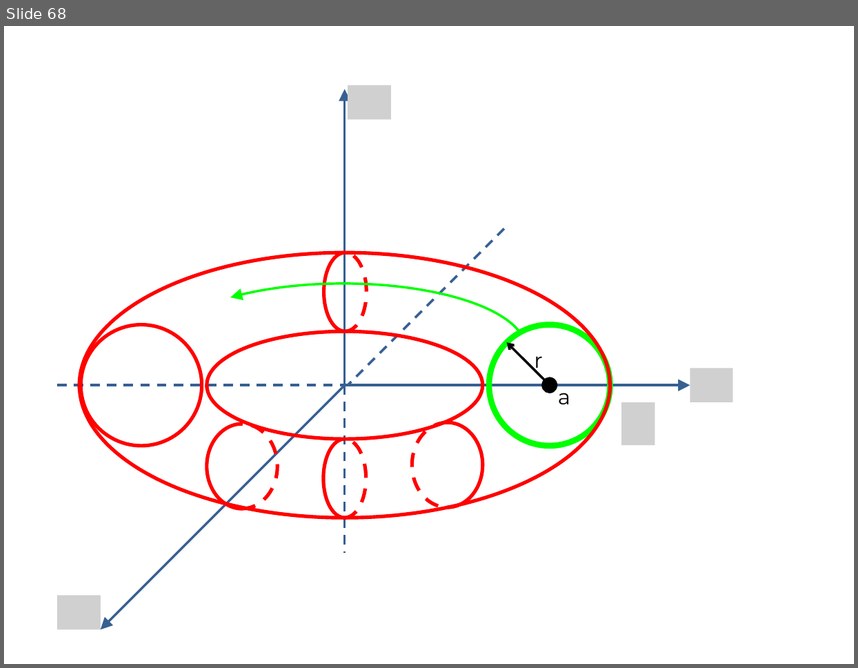
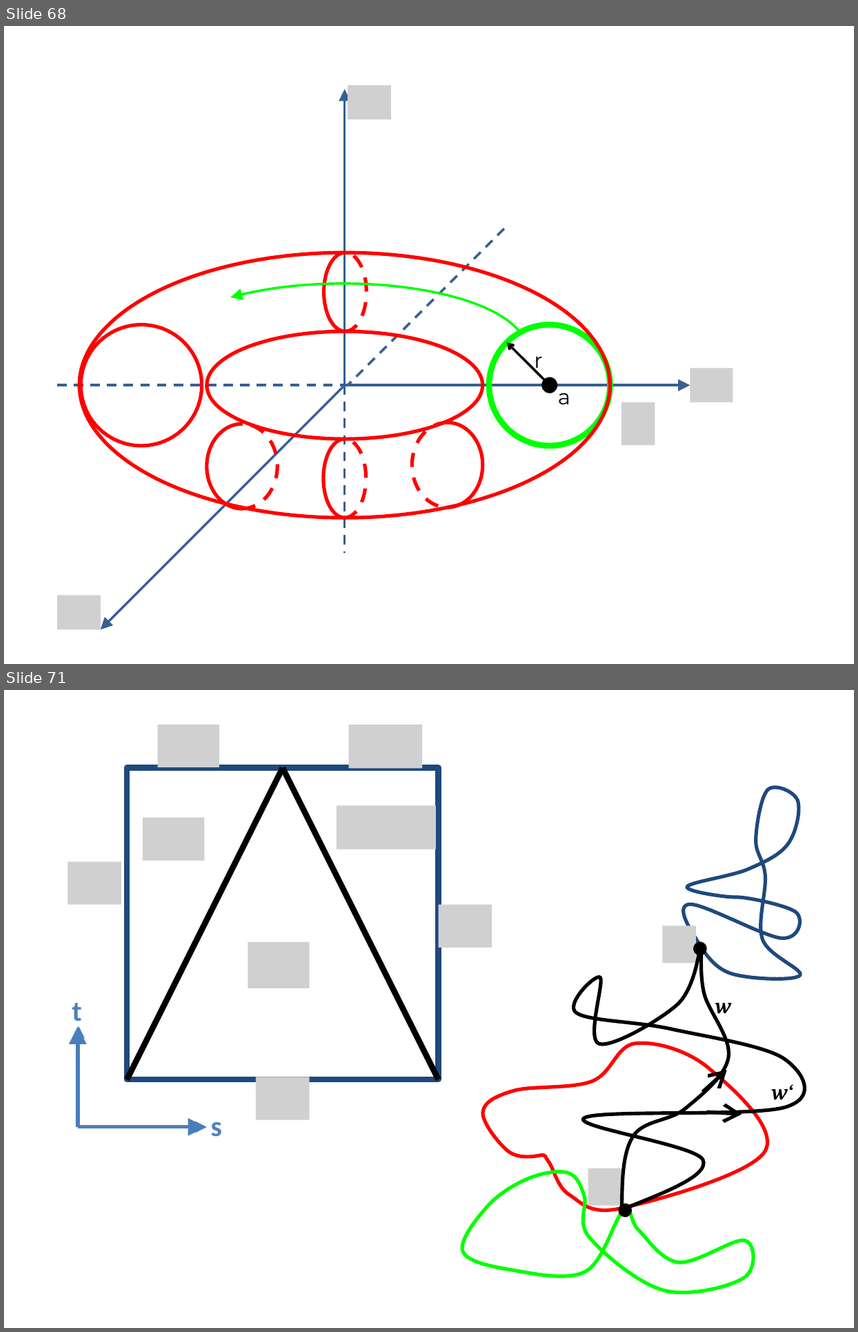
Before and after one commit to lutteropp/GeoTopo, a slide deck: images/Bilder.pptx. Shown one above the other, each under a label of ours: slide 68 before the commit, slides 68 and 71 after it; the slides between them are not shown. The pictures are 858x668 and 858x1332 pixels, drawn with LibreOffice and Linux fonts; fonts in the diff are those of the drawing; grey boxes stand for pictures. Boxes give left, top, right and bottom in pixels: in the first picture for what was removed or moved away, otherwise in the second. Text is boxed around its words. In the diff, an @@ line names an element or a change of style, - is before the commit and + after.

```diff
--- a/images/Bilder.pptx
+++ b/images/Bilder.pptx
@@ slide 71 added at (x1=4, y1=690, x2=854, y2=1328), background #FFFFFF @@
@@ picture added at (x1=158, y1=725, x2=219, y2=767) @@
@@ picture added at (x1=349, y1=725, x2=423, y2=768) @@
@@ rectangle added at (x1=128, y1=768, x2=439, y2=1079), outline #1F497D 5 pt @@
@@ line added from (128, 1079) to (283, 768), #000000 5 pt @@
@@ line added from (439, 1079) to (283, 768), #000000 5 pt @@
@@ freeform shape added at (x1=683, y1=787, x2=800, y2=978), outline #1F497D 3 pt @@
@@ picture added at (x1=337, y1=806, x2=436, y2=849) @@
@@ picture added at (x1=143, y1=818, x2=204, y2=860) @@
@@ picture added at (x1=67, y1=862, x2=121, y2=904) @@
@@ picture added at (x1=439, y1=904, x2=492, y2=947) @@
@@ picture added at (x1=663, y1=925, x2=696, y2=963) @@
@@ picture added at (x1=248, y1=942, x2=309, y2=987) @@
@@ freeform shape added at (x1=573, y1=954, x2=805, y2=1209), outline #000000 3 pt @@
@@ freeform shape added at (x1=622, y1=950, x2=729, y2=1212), outline #000000 3 pt @@
@@ ellipse added at (x1=693, y1=942, x2=707, y2=955), fill #000000 @@
@@ text added at (x1=72, y1=1003, x2=82, y2=1027), 24 pt, text #4F81BD, bold @@
+t
@@ text added at (x1=715, y1=1003, x2=731, y2=1018), 18 pt, text #000000, bold, italic @@
+w
@@ arrow added from (78, 1127) to (78, 1027), #4B7EBC 3 pt @@
@@ arrow added from (79, 1127) to (79, 1027), #4B7EBC 2 pt @@
@@ freeform shape added at (x1=483, y1=1043, x2=767, y2=1210), outline #FF0000 3 pt @@
@@ picture added at (x1=256, y1=1077, x2=309, y2=1119) @@
@@ arrow added from (703, 1092) to (726, 1070), #000000 3 pt @@
@@ text added at (x1=772, y1=1084, x2=793, y2=1104), 18 pt, text #000000, bold, italic @@
+w‘
@@ text added at (x1=211, y1=1122, x2=222, y2=1136), 24 pt, text #4F81BD, bold @@
+s
@@ arrow added from (707, 1112) to (742, 1114), #000000 3 pt @@
@@ arrow added from (78, 1127) to (205, 1127), #4B7EBC 3 pt @@
@@ arrow added from (79, 1127) to (207, 1127), #4B7EBC 2 pt @@
@@ freeform shape added at (x1=462, y1=1171, x2=754, y2=1292), outline #00FF00 3 pt @@
@@ picture added at (x1=588, y1=1167, x2=621, y2=1205) @@
@@ ellipse added at (x1=619, y1=1203, x2=632, y2=1216), fill #000000 @@
```
Also in this commit, not shown: 9 other slides added, 24 other files.
